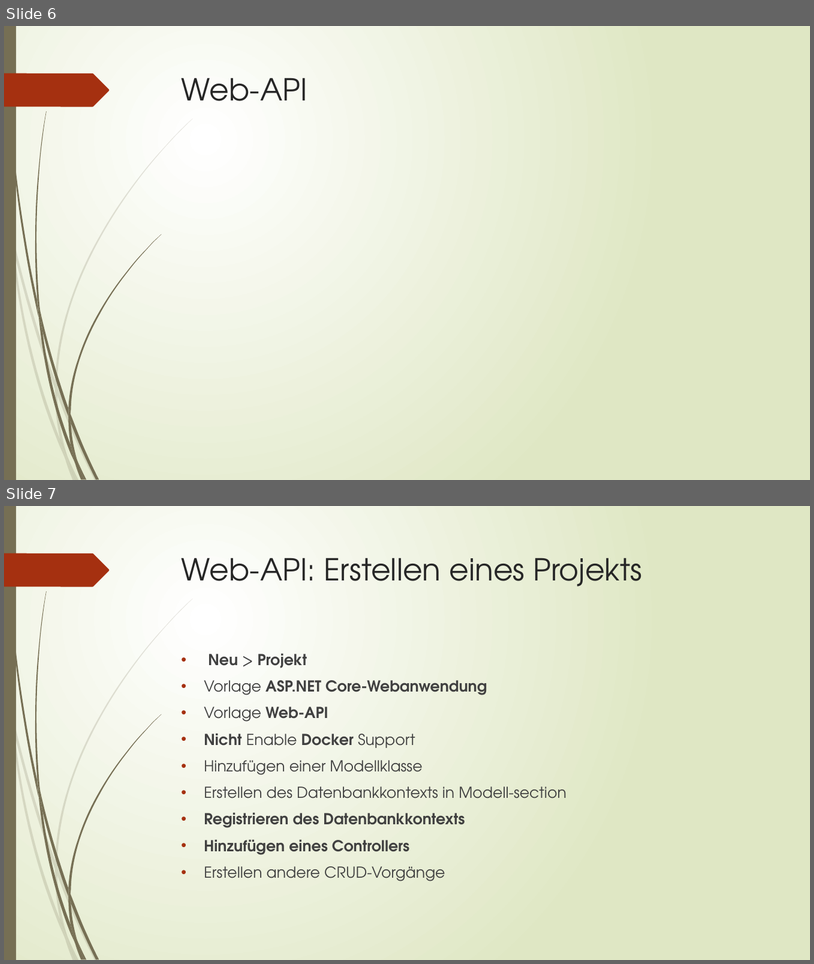
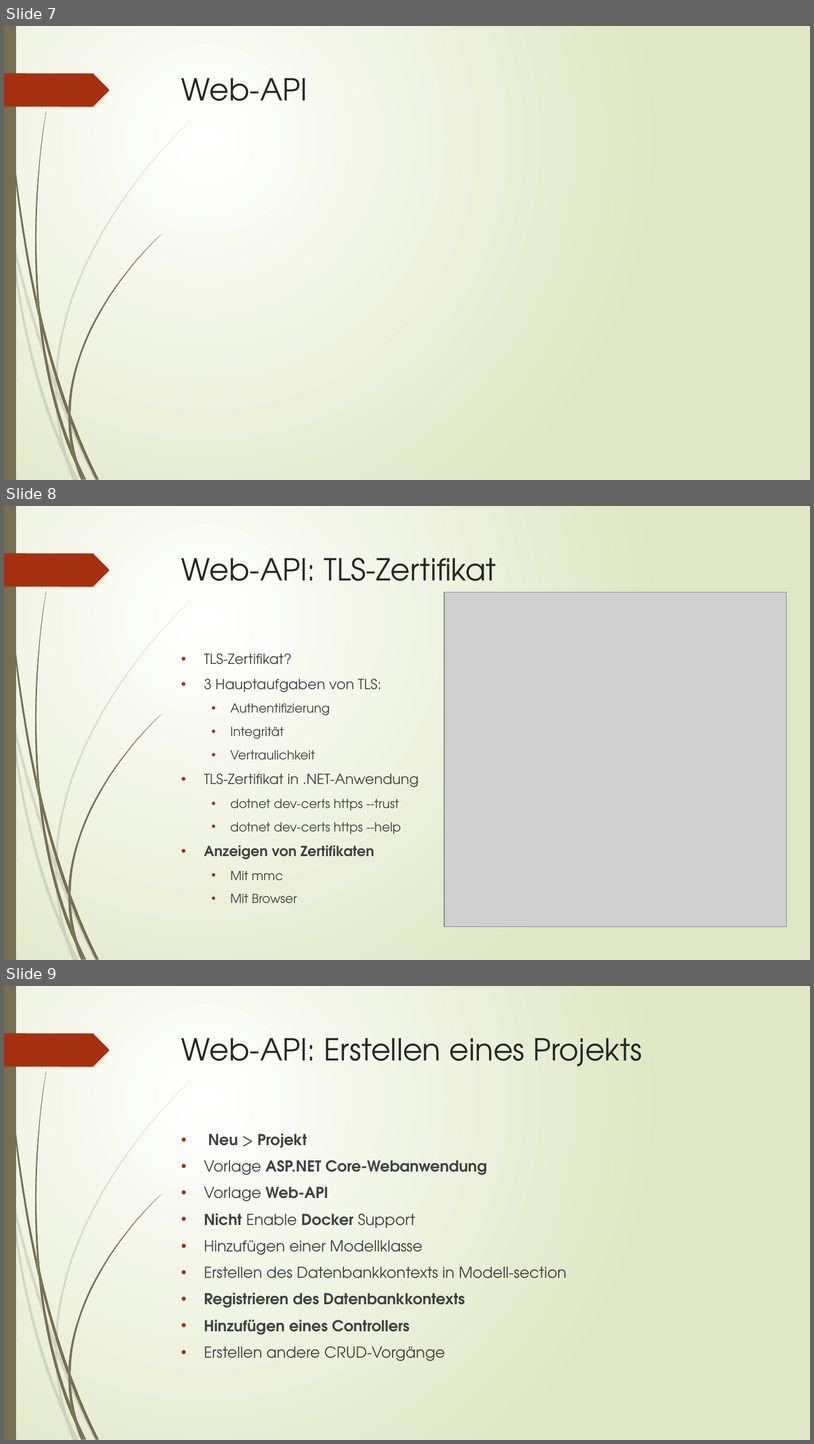
Before and after one commit to Ghislain1/zoe-fb-app, a slide deck: AspNetCore.pptx. Shown one above the other, each under a label of ours: slides 6 and 7 before the commit, slides 7, 8 and 9 after it. The pictures are 814x964 and 814x1444 pixels, drawn with LibreOffice and Linux fonts; fonts in the diff are those of the drawing; grey boxes stand for pictures. Boxes give left, top, right and bottom in pixels: in the first picture for what was removed or moved away, otherwise in the second. Text is boxed around its words. In the diff, an @@ line names an element or a change of style, - is before the commit and + after.

```diff
--- a/AspNetCore.pptx
+++ b/AspNetCore.pptx
@@ slide 8 added at bbox=[4, 506, 810, 960], background gradient #FFFFFF to #DFE8C4; not listed: 24 template elements that a slide beside it also shows @@
@@ title added at bbox=[182, 558, 497, 595], 36 pt, text #262626 @@
+Web-API: TLS-Zertifikat
@@ picture added at bbox=[444, 592, 787, 926] @@
@@ text added at bbox=[204, 653, 419, 903], 14.8 pt, text #404040 @@
+• TLS-Zertifikat?
+• 3 Hauptaufgaben von TLS:
+  • Authentifizierung
+  • Integrität
+  • Vertraulichkeit
+• TLS-Zertifikat in .NET-Anwendung
+  • dotnet dev-certs https --trust
+  • dotnet dev-certs https --help
+• Anzeigen von Zertifikaten
+  • Mit mmc
+  • Mit Browser
@@ what was slide 6 is now slide 7 @@
@@ what was slide 7 is now slide 9 @@
```
Also in this commit, not shown: 2 slides changed, 1 other slide added.
